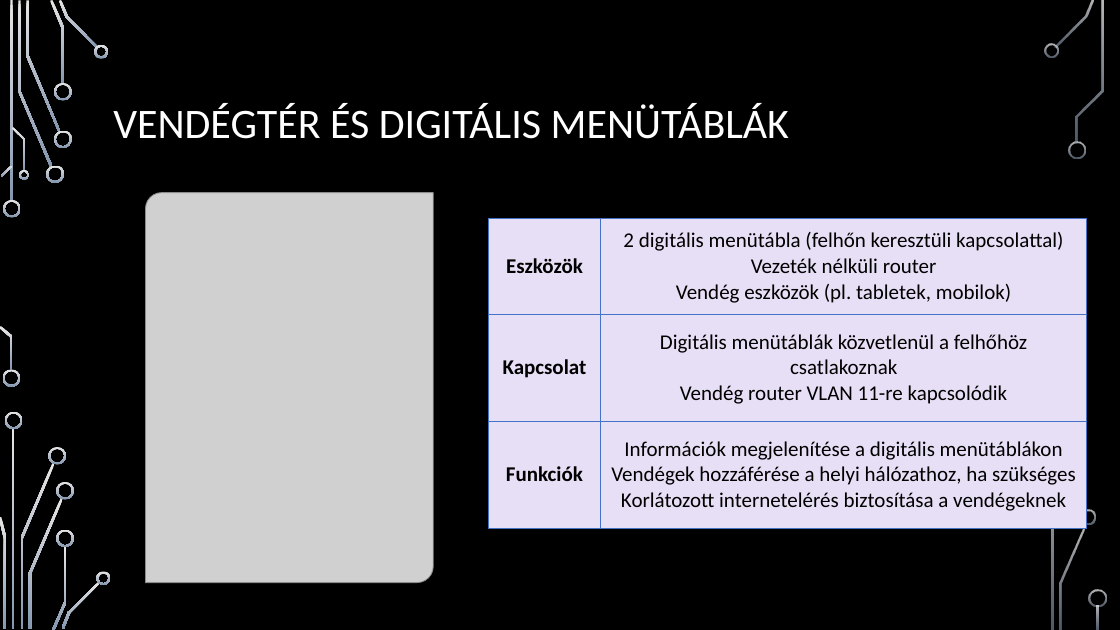
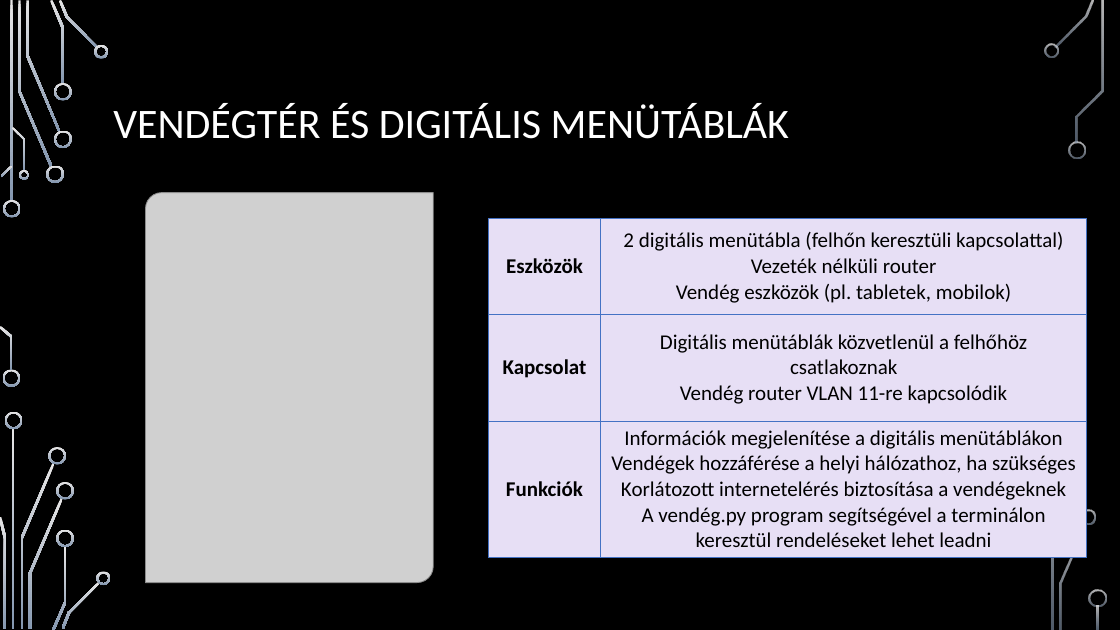
Before and after one commit to HamNorb/hamburgerezo, a slide deck: slide 8 of Hamburgerező hálózatterve.pptx (slide 7 before the commit). Drawn at 1120x630 pixels with LibreOffice and Linux fonts; fonts in the diff are those of the drawing; grey boxes stand for pictures; background and template pictures are left out. Boxes give left, top, right and bottom in pixels: in the first picture for what was removed or moved away, otherwise in the second. Text is boxed around its words. In the diff, an @@ line names an element or a change of style, - is before the commit and + after.

```diff
--- a/Hamburgerező hálózatterve.pptx
+++ b/Hamburgerező hálózatterve.pptx
@@ table at bbox=[489, 218, 1087, 555] @@
-row 3, column 2: Információk megjelenítése a digitális menütáblákon / Vendégek hozzáférése a helyi hálózathoz, ha szükséges / Korlátozott internetelérés biztosítása a vendégeknek
+row 3, column 2: Információk megjelenítése a digitális menütáblákon / Vendégek hozzáférése a helyi hálózathoz, ha szükséges / Korlátozott internetelérés biztosítása a vendégeknek / A vendég.py program segítségével a terminálon keresztül rendeléseket lehet leadni
```
Also in this commit, not shown: 1 slide added.
